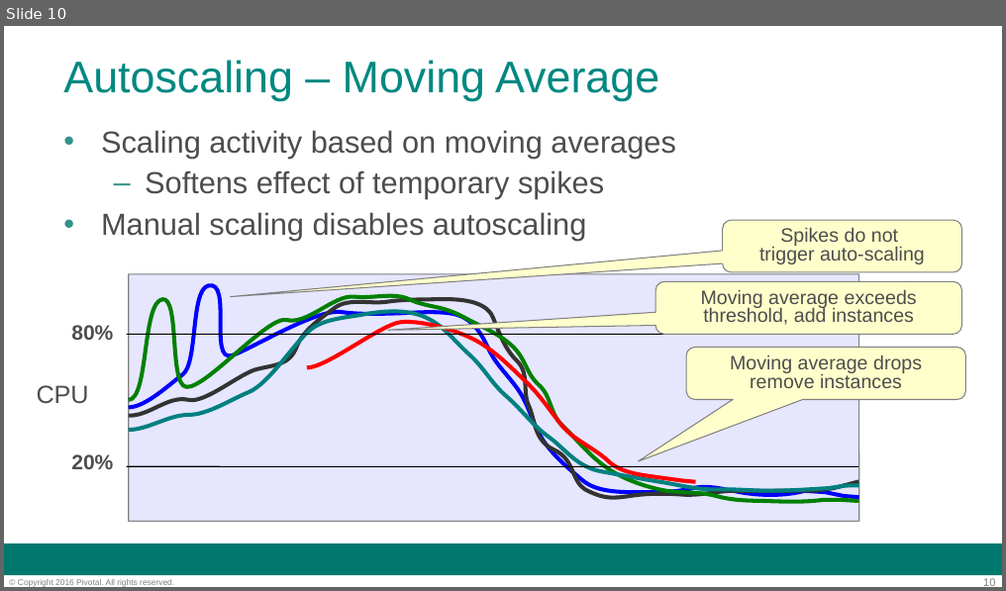
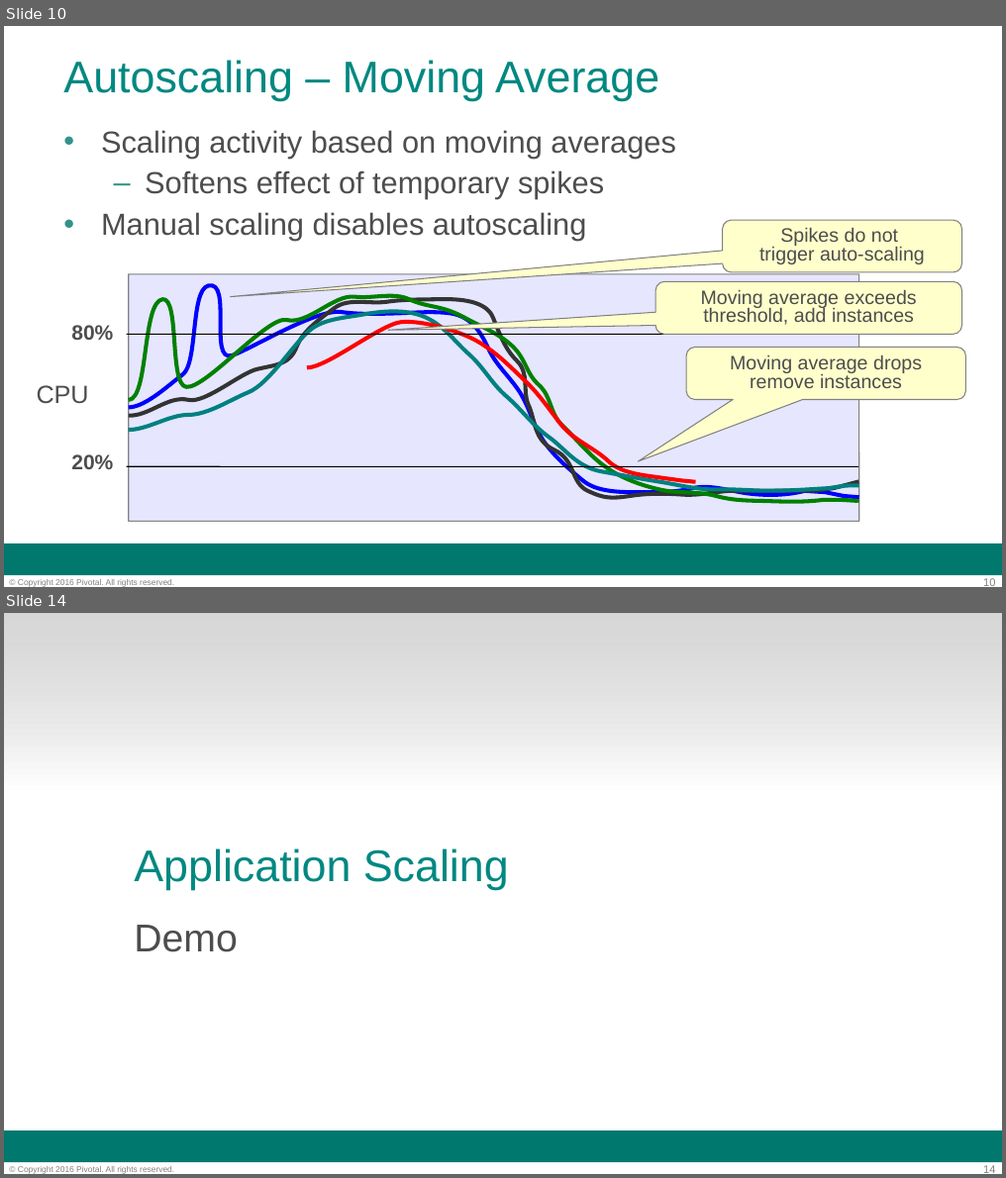
Before and after one commit to phopper-pivotal/PCF-Workshop, a slide deck: PCF-Workshop-Operator/slides/05-Ops_Workshop-Platform_and_Application_Scaling.ppt. Shown one above the other, each under a label of ours: slide 10 before the commit, slides 10 and 14 after it; the slides between them are not shown. The pictures are 1006x591 and 1006x1178 pixels, drawn with LibreOffice and Linux fonts; fonts in the diff are those of the drawing; background and template pictures are left out. Boxes give left, top, right and bottom in pixels: in the first picture for what was removed or moved away, otherwise in the second. Text is boxed around its words. In the diff, an @@ line names an element or a change of style, - is before the commit and + after.

Commit message:
update slides

```diff
--- a/PCF-Workshop-Operator/slides/05-Ops_Workshop-Platform_and_Application_Scaling.ppt
+++ b/PCF-Workshop-Operator/slides/05-Ops_Workshop-Platform_and_Application_Scaling.ppt
@@ slide 14 added at [4,613,1002,1174], background #FFFFFF; not listed: 3 template elements that a slide beside it also shows @@
@@ rectangle added at [4,613,1002,790], fill gradient #BFBFBF to #FFFFFF @@
@@ title added at [134,849,509,890], 32 pt, text #008881 @@
+Application Scaling
@@ subtitle added at [134,925,237,953], 28 pt, text #4D4D4D @@
+Demo
```
